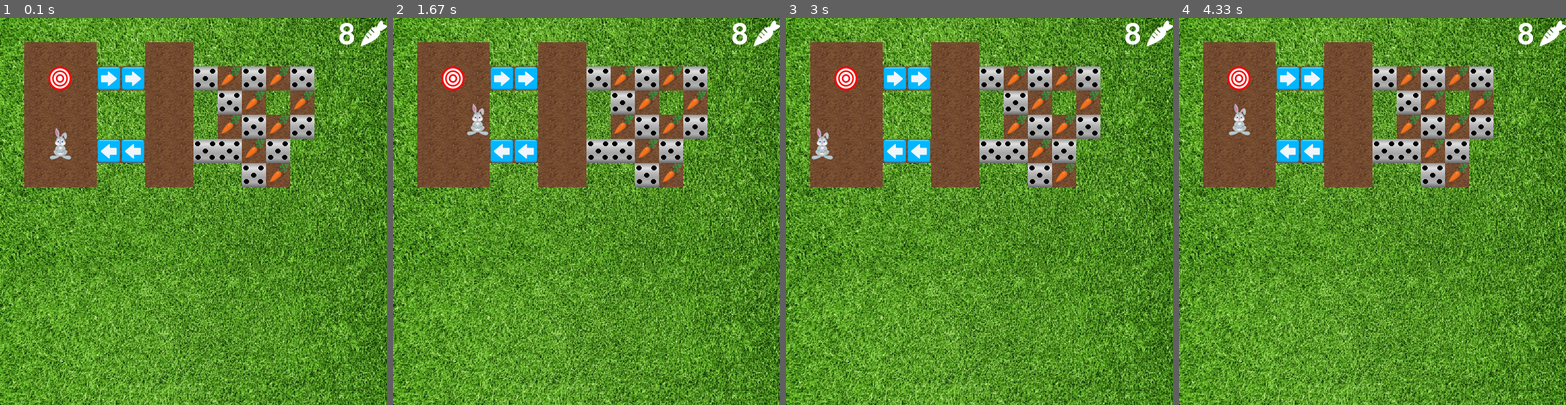
Above: before the commit, frames 1-4 (left to right).
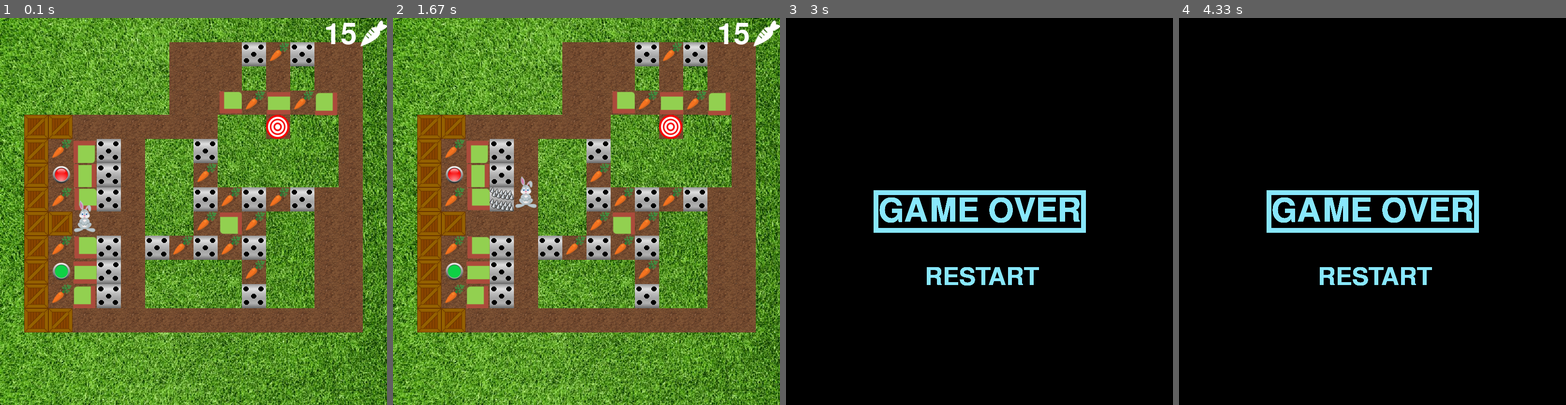
Above: after the commit, the same moments.

Repository: LebedenkoAlena/PyGame
Game: pygame game, started from 1.py
Same seed, same stepped clock (60 frames per second), same inputs: the game is played once before the commit and once after it.
Inputs (mouse positions are in pixels of both pictures, inside the frame that each line leads up to):
- Up to frame 1 (0.1 s): no input
- Up to frame 2 (1.67 s): hold Right 0.33-0.8 s; hold Up 0.83-1.13 s; hold Right 1.17-1.63 s
- Up to frame 3 (3 s): hold Left 1.67-2.2 s; press the mouse at (979, 277) at 2.27 s; move the mouse to (979, 269) at 2.37 s; release the mouse at (979, 257) at 2.5 s; hold Down 2.57-2.87 s; hold Left from 2.9 s (still down)
- Up to frame 4 (4.33 s): release Left at 3.3 s; hold Up 3.33-3.7 s; hold Right from 3.73 s (still down)

The runs differ from the first frame. In frame 1, 49% of the frame differs, in the area x 6-94%, y 1-82%; in frame 2, 49%; in frame 3, 99%, in the area x 0-100%, y 0-100%; in frame 4, 99%.

Commit message:
блокировка game over1

Diff:
--- a/1.py
+++ b/1.py
@@ -6,9 +6,10 @@
 size = HEIGHT, WIDTH = 800, 800
 STEP = 50
 screen = pygame.display.set_mode(size)
-pygame.display.set_caption('Перемещение героя')
+pygame.display.set_caption('CRAZY HARE')
 clock = pygame.time.Clock()
 FPS = 50
+run = False
 
 
 def load_image(name, colorkey=None):
@@ -258,26 +259,6 @@
         for x in range(len(level[y])):
             if level[y][x] == '@':
                 return int(x), int(y)
-
-
-# def game_over():
-#     size = HEIGHT, WIDTH = 800, 800
-#     screen = pygame.display.set_mode(size)
-#     pygame.display.set_caption('Перемещение героя')
-#     clock = pygame.time.Clock()
-#     FPS = 50
-#     screen.fill((0, 0, 0))
-#     font = pygame.font.Font(None, 100)
-#     text = font.render("GAME OVER", True, (136, 231, 252))
-#     text_x = WIDTH // 2 - text.get_width() // 2
-#     text_y = HEIGHT // 2 - text.get_height() // 2
-#     text_w = text.get_width()
-#     text_h = text.get_height()
-#     screen.blit(text, (text_x, text_y))
-#     pygame.draw.rect(screen, (136, 231, 252), (text_x - 10, text_y - 10,
-#                                                text_w + 20, text_h + 20), 10)
-#     pygame.display.flip()
-#     clock.tick(FPS)
 
 
 def moving(direction, level, x, y, col_key):
@@ -318,7 +299,7 @@
     return logic
 
 
-leval = 'leval_8.txt'
+leval = 'leval_29.txt'
 level = load_level(leval)
 player, level_x, level_y = generate_level(level)
 col = level_carrot[leval]
@@ -366,6 +347,7 @@
     draw_col(str(col), HEIGHT)
     if crossing_ship:
         running = False
+        run = True
     if crossing_key:
         col_key += 1
     if col_key >= 1:
@@ -375,27 +357,35 @@
 
     pygame.display.flip()
     clock.tick(FPS)
-
-run = True
+size = HEIGHT, WIDTH = 800, 800
+screen = pygame.display.set_mode(size)
+pygame.display.set_caption('CRAZY HARE')
+clock = pygame.time.Clock()
+FPS = 50
+screen.fill((0, 0, 0))
 while run:
-    size = HEIGHT, WIDTH = 800, 800
-    screen = pygame.display.set_mode(size)
-    pygame.display.set_caption('Перемещение героя')
-    clock = pygame.time.Clock()
-    FPS = 50
-    screen.fill((0, 0, 0))
-    font = pygame.font.Font(None, 100)
-    text = font.render("GAME OVER", True, (136, 231, 252))
-    text_x = WIDTH // 2 - text.get_width() // 2
-    text_y = HEIGHT // 2 - text.get_height() // 2
-    text_w = text.get_width()
-    text_h = text.get_height()
-    screen.blit(text, (text_x, text_y))
-    pygame.draw.rect(screen, (136, 231, 252), (text_x - 10, text_y - 10,
-                                           text_w + 20, text_h + 20), 10)
     for event in pygame.event.get():
+        font = pygame.font.Font(None, 100)
+        font_res = pygame.font.Font(None, 75)
+        text = font.render("GAME OVER", True, (136, 231, 252))
+        text_x = WIDTH // 2 - text.get_width() // 2
+        text_y = HEIGHT // 2 - text.get_height() // 2
+        text_w = text.get_width()
+        text_h = text.get_height()
+        screen.blit(text, (text_x, text_y))
+        pygame.draw.rect(screen, (136, 231, 252), (text_x - 10, text_y - 10,
+                                                   text_w + 20, text_h + 20), 10)
+        text_res = font_res.render('RESTART', True, (136, 231, 252))
+        text_res_x = WIDTH // 1.5 - text.get_width() // 1.7
+        text_res_y = HEIGHT // 1.5 - text.get_height() // 3
+        screen.blit(text_res, (text_res_x, text_res_y))
         if event.type == pygame.QUIT:
             run = False
+        if event.type == pygame.MOUSEBUTTONUP:
+            x, y = event.pos
+            if x >= 286 and x <= 523 and y >= 511 and y <= 562:
+                run = False
+                running = True
     pygame.display.flip()
     clock.tick(FPS)
 terminate()
